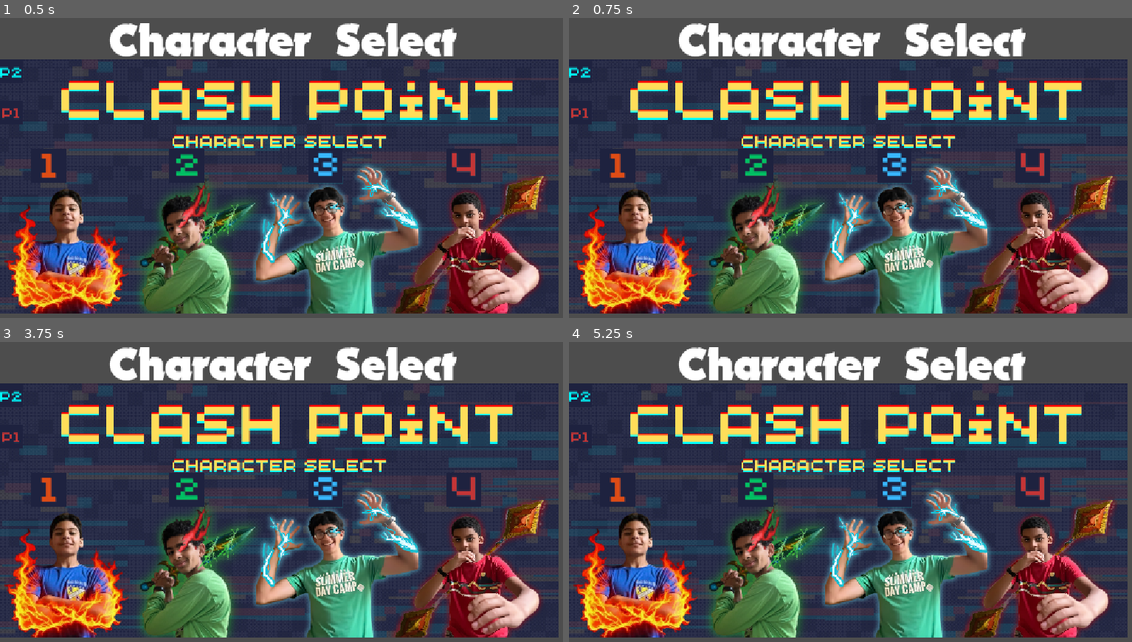
Above: before the commit, frames 1-4 (two rows, left to right).
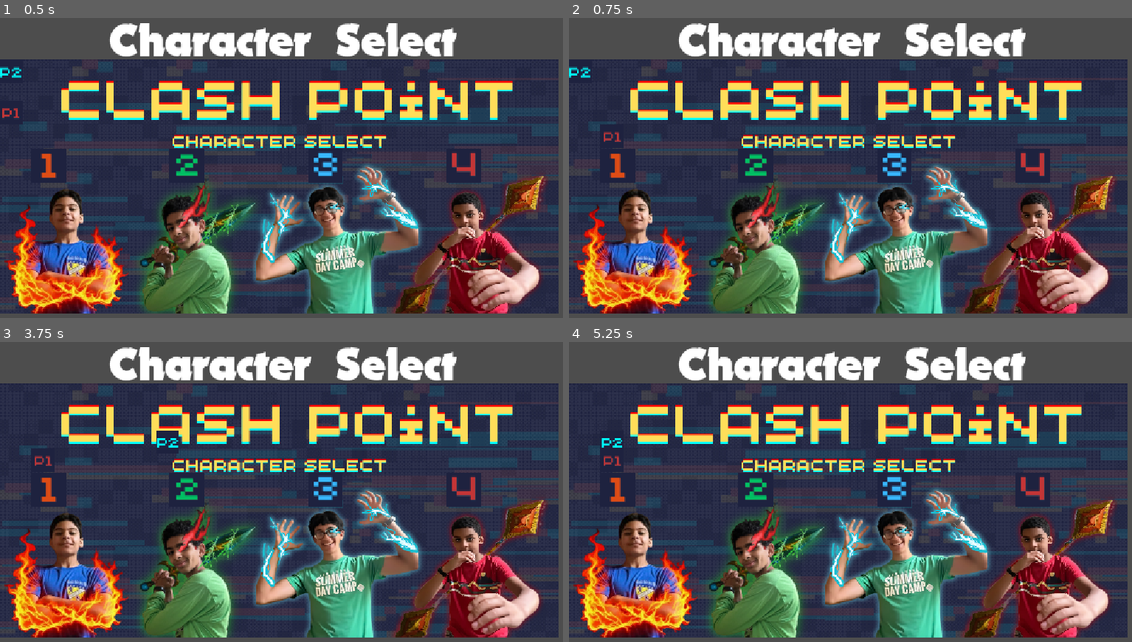
Above: after the commit, the same moments.

Repository: abdallla142/Clash-Point7-22
Game: Godot game, scene res://Scenes/control.tscn
Two runs of this game, one before a commit and one after it. Both use one fixed random seed, a clock stepped at 60 frames per second and the inputs below. This scene is started directly instead of the project's main scene.
Inputs (mouse positions are in pixels of both pictures, inside the frame that each line leads up to):
- Up to frame 1 (0.5 s): no input
- Up to frame 2 (0.75 s): click (619, 216) at 0.5 s
- Up to frame 3 (3.75 s): click (185, 540) at 1.25 s; click (326, 540) at 2 s; click (461, 540) at 2.75 s; tap Enter (ui_accept) at 3.5, 3.6 s; hold Right (ui_right) from 3.53 s (still down)
- Up to frame 4 (5.25 s): tap Enter (ui_accept) at 3.77, 4.07, 4.25, 4.52, 4.55, 4.82, 5 s; tap D (P2_Left) at 4.35 s; release Right (ui_right) at 5.03 s; hold Left (ui_left) from 5.03 s (still down); tap A (P2_Right) at 5.1 s

Frame 1 is identical in both runs. In frame 2, 0.2% of the frame differs, in the area x 0-10%, y 30-42%; in frame 3, 0.4%, in the area x 0-32%, y 16-42%; in frame 4, 0.3%.

Commit message:
this instance

Diff:
--- /dev/null
+++ b/game2.0/Scenes/CharacterSelect.gd
@@ -0,0 +1,45 @@
+extends Control
+
+@onready var characterslist = $Characters
+
+var whichplayer = 1
+var inx = 0
+var movingplayertexture: TextureRect
+
+var p1selection: String
+var p2selection: String
+
+
+func _input(event: InputEvent) -> void:
+	var y: float
+	if whichplayer == 1:
+		y = 140
+		movingplayertexture = $p1_indicator
+	else:
+		y = 100
+		movingplayertexture = $p2_indicator
+
+	if Input.is_action_just_pressed("ui_right"):
+		inx += 1
+	if Input.is_action_just_pressed("ui_left"):
+		inx -= 1
+	if Input.is_action_just_pressed("ui_accept"):
+		if whichplayer == 1:
+			p1selection = characterslist.get_children()[inx % 4].name
+			whichplayer = 2
+		else:
+			p2selection = characterslist.get_children()[inx % 4].name
+			print("p1 selects: ", p1selection, "  p2 selects: ", p2selection)
+
+	var x = characterslist.get_children()[inx % 4].global_position.x + 10
+	movingplayertexture.position = Vector2(x, y)
+
+
+
+func _ready() -> void:
+	pass # Replace with function body.
+
+
+# Called every frame. 'delta' is the elapsed time since the previous frame.
+func _process(delta: float) -> void:
+	pass
--- a/game2.0/Scenes/control.tscn
+++ b/game2.0/Scenes/control.tscn
@@ -1,7 +1,7 @@
 [gd_scene load_steps=10 format=3 uid="uid://5e2ns4a2ljy5"]
 
 [ext_resource type="Texture2D" uid="uid://biinogj4s205n" path="res://Assets/Copy of Charcter Select (1).png" id="1_0fbet"]
-[ext_resource type="Script" path="res://character select.gd" id="1_iy58a"]
+[ext_resource type="Script" uid="uid://tlmvpms5l7x5" path="res://Scenes/CharacterSelect.gd" id="1_fx7jt"]
 [ext_resource type="FontFile" uid="uid://cs0ibry8nukf4" path="res://Assets/nougat-extrablack-webfont (2).ttf" id="2_62e2m"]
 [ext_resource type="Texture2D" uid="uid://cp2lkcqafi4qg" path="res://Assets/Hamzahnum.png" id="4_6a6wx"]
 [ext_resource type="Texture2D" uid="uid://bwc34birrqhyb" path="res://Assets/yahya button.png" id="5_sky72"]
@@ -23,7 +23,7 @@
 grow_horizontal = 2
 grow_vertical = 2
 scale = Vector2(0.9, 0.9)
-script = ExtResource("1_iy58a")
+script = ExtResource("1_fx7jt")
 
 [node name="Background" type="TextureRect" parent="."]
 clip_contents = true
Not shown, added: game2.0/Scenes/CharacterSelect.gd.uid
